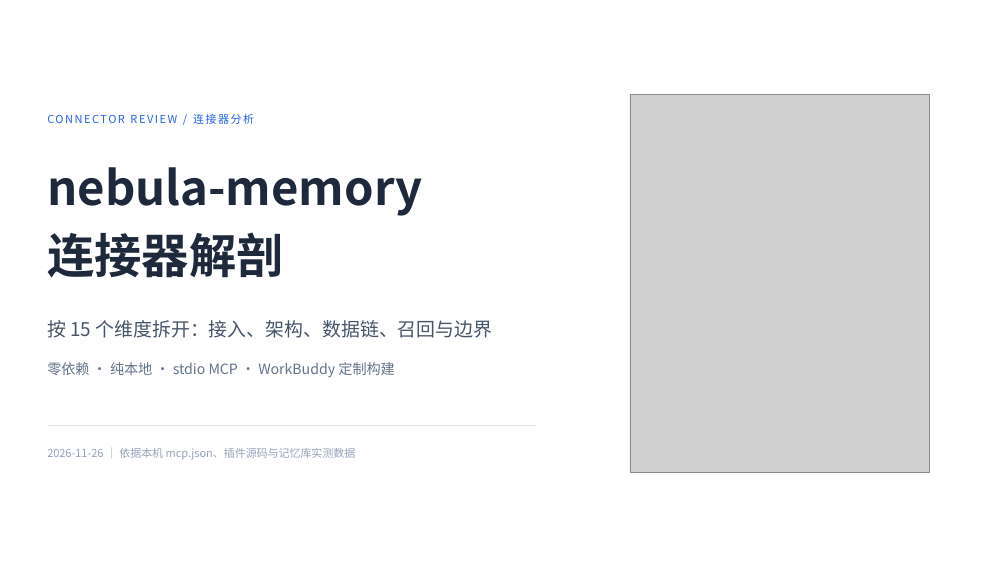
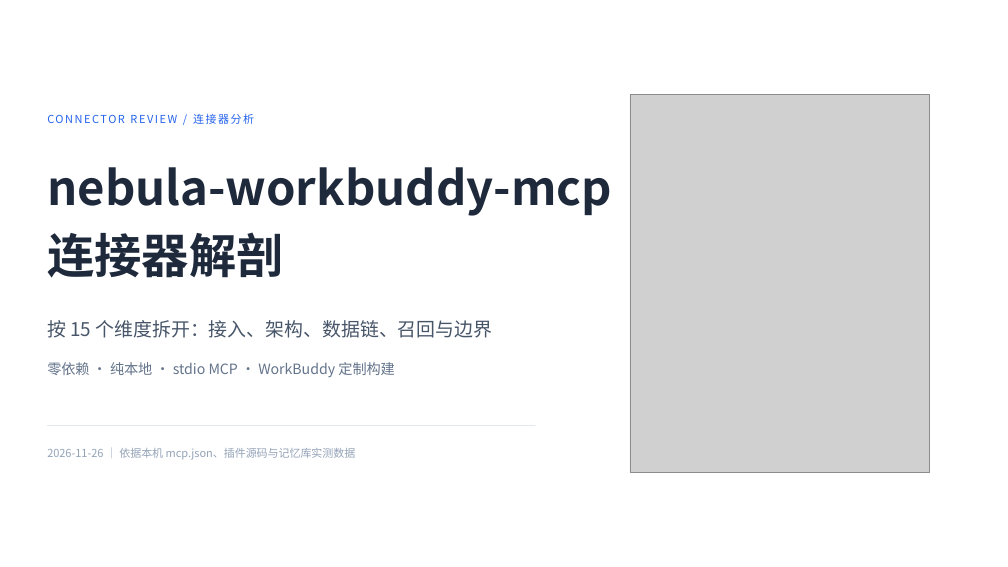
Before and after one commit to yb-zhai/nebula-workbuddy, a slide deck: slide 1 of docs/workbuddy-connector-review.pptx. Drawn at 1008x567 pixels with LibreOffice and Linux fonts; fonts in the diff are those of the drawing; grey boxes stand for pictures. Boxes give left, top, right and bottom in pixels: in the first picture for what was removed or moved away, otherwise in the second. Text is boxed around its words. In the diff, an @@ line names an element or a change of style, - is before the commit and + after.

Commit message:
docs: 评测 PPT 页脚与标题统一为 nebula-workbuddy-mcp
页脚 13 处、首页标题、末页均原写 nebula-memory（通用版名），
改为本包实际名 nebula-workbuddy-mcp；页脚框从 3.12in 加宽到 4.70in
避免更长名称溢出。第 3/8 页的 mcp.json server id 与 ~/.workbuddy/nebula-memory
路径保持原样（那是真实值）。

```diff
--- a/docs/workbuddy-connector-review.pptx
+++ b/docs/workbuddy-connector-review.pptx
@@ text at (47, 167, 612, 216): text changed @@
-nebula-memory
+nebula-workbuddy-mcp
```
Also in this commit, not shown: 14 other slides changed.
